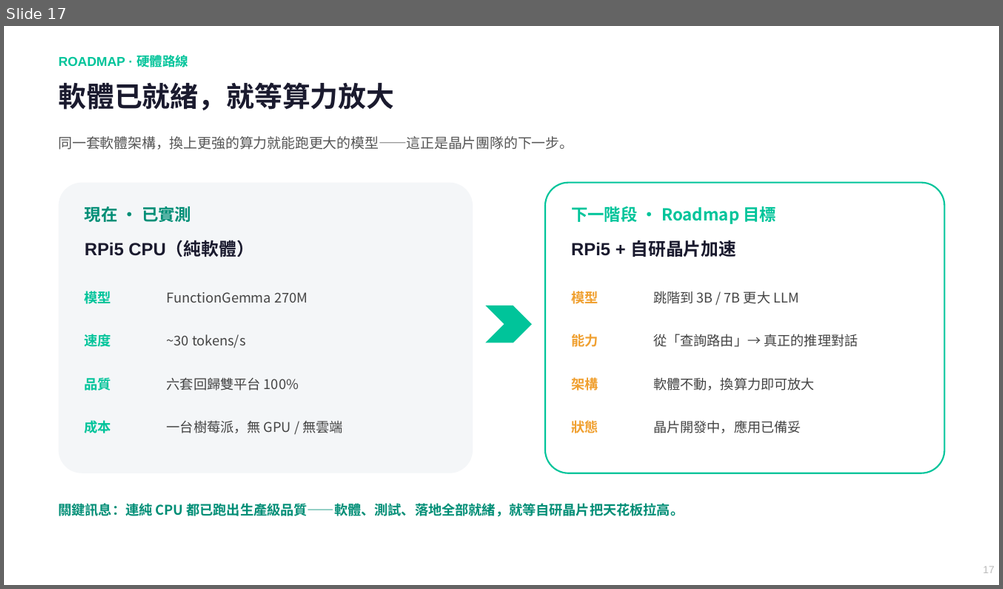
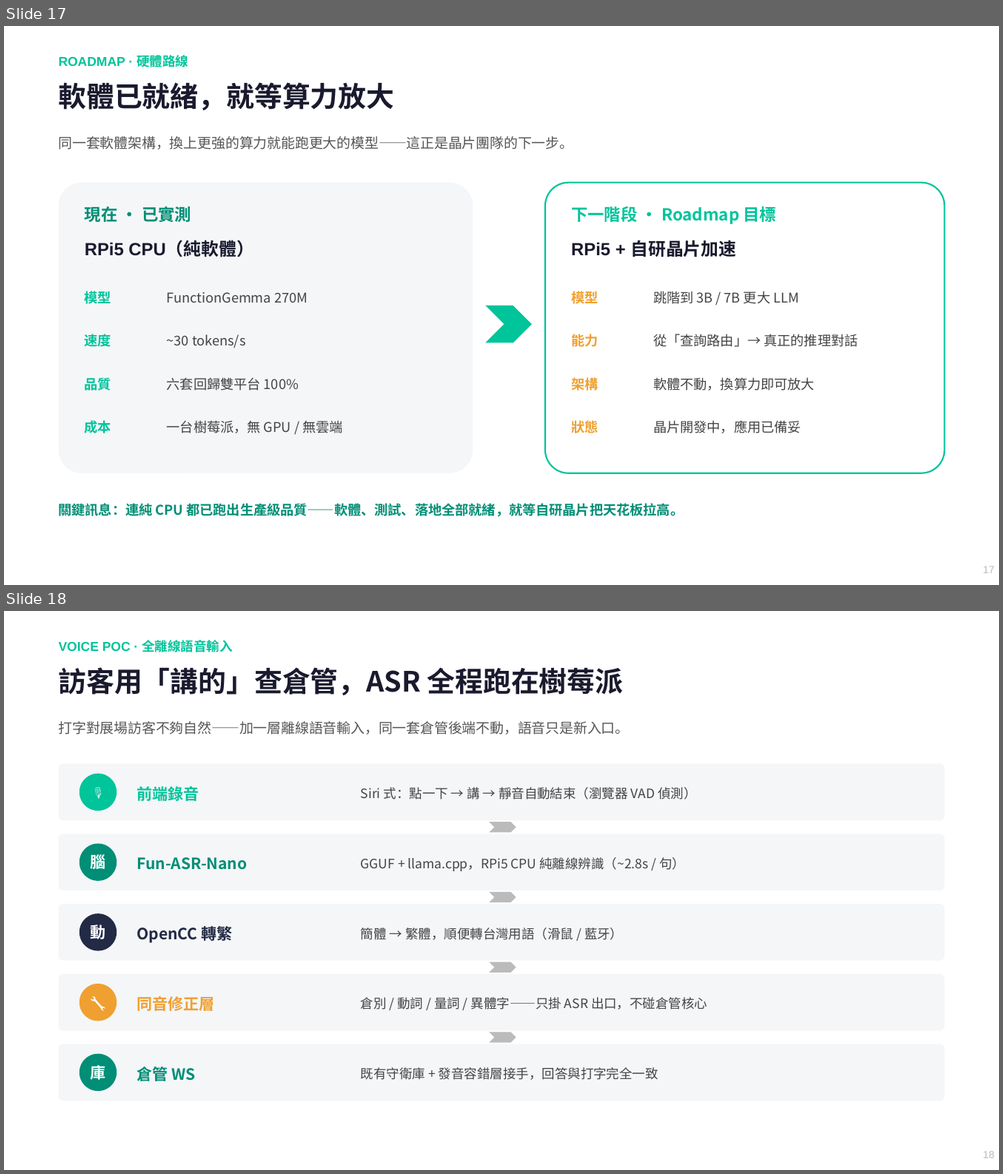
Before and after one commit to chunyen627-afk/warehouse-v2-agent, a slide deck: 倉管Agent_專案簡報.pptx. Shown one above the other, each under a label of ours: slide 17 before the commit, slides 17 and 18 after it. The pictures are 1003x589 and 1003x1174 pixels, drawn with LibreOffice and Linux fonts; fonts in the diff are those of the drawing. Boxes give left, top, right and bottom in pixels: in the first picture for what was removed or moved away, otherwise in the second. Text is boxed around its words. In the diff, an @@ line names an element or a change of style, - is before the commit and + after.

```diff
--- a/倉管Agent_專案簡報.pptx
+++ b/倉管Agent_專案簡報.pptx
@@ slide 18 added at (4,611,999,1170), background #FFFFFF @@
@@ text added at (59,640,232,652), 12.5 pt, text #00C49A, bold @@
+VOICE POC · 全離線語音輸入
@@ text added at (59,667,623,695), 27 pt, text #1A1A2E, bold @@
+訪客用「講的」查倉管，ASR 全程跑在樹莓派
@@ text added at (59,721,629,735), 13.5 pt, text #555555 @@
+打字對展場訪客不夠自然——加一層離線語音輸入，同一套倉管後端不動，語音只是新入口。
@@ rounded rectangle added at (59,764,944,820), fill #F4F6F8 @@
@@ ellipse added at (79,774,116,811), fill #00C49A @@
@@ text added at (79,772,116,809), 15 pt, text #FFFFFF, bold @@
+🎙️
@@ text added at (136,784,199,803), 15 pt, text #00C49A, bold @@
+前端錄音
@@ text added at (361,787,696,800), 12.5 pt, text #444444 @@
+Siri 式：點一下 → 講 → 靜音自動結束（瀏覽器 VAD 偵測）
@@ chevron added at (489,822,516,832), fill #BBBBBB @@
@@ rounded rectangle added at (59,834,944,891), fill #F4F6F8 @@
@@ ellipse added at (79,844,116,881), fill #008E76 @@
@@ text added at (91,853,106,872), 15 pt, text #FFFFFF, bold @@
+腦
@@ text added at (136,857,247,870), 15 pt, text #008E76, bold @@
+Fun-ASR-Nano
@@ text added at (361,857,685,871), 12.5 pt, text #444444 @@
+GGUF + llama.cpp，RPi5 CPU 純離線辨識（~2.8s / 句）
@@ chevron added at (489,892,516,903), fill #BBBBBB @@
@@ rounded rectangle added at (59,904,944,961), fill #F4F6F8 @@
@@ ellipse added at (79,914,116,951), fill #222A45 @@
@@ text added at (91,923,106,942), 15 pt, text #FFFFFF, bold @@
+動
@@ text added at (136,924,232,943), 15 pt, text #222A45, bold @@
+OpenCC 轉繁
@@ text added at (361,928,623,940), 12.5 pt, text #444444 @@
+簡體 → 繁體，順便轉台灣用語（滑鼠 / 藍牙）
@@ chevron added at (489,963,516,973), fill #BBBBBB @@
@@ rounded rectangle added at (59,974,944,1031), fill #F4F6F8 @@
@@ ellipse added at (79,984,116,1022), fill #F0A030 @@
@@ text added at (79,982,116,1020), 15 pt, text #FFFFFF, bold @@
+🔧
@@ text added at (136,997,214,1011), 15 pt, text #F0A030, bold @@
+同音修正層
@@ text added at (361,997,707,1010), 12.5 pt, text #444444 @@
+倉別 / 動詞 / 量詞 / 異體字——只掛 ASR 出口，不碰倉管核心
@@ rounded rectangle added at (59,1045,944,1101), fill #F4F6F8 @@
@@ ellipse added at (79,1054,116,1091), fill #008E76 @@
@@ chevron added at (489,1033,516,1043), fill #BBBBBB @@
@@ text added at (91,1063,106,1082), 15 pt, text #FFFFFF, bold @@
+庫
@@ text added at (136,1065,195,1084), 15 pt, text #008E76, bold @@
+倉管 WS
@@ text added at (361,1068,658,1080), 12.5 pt, text #444444 @@
+既有守衛庫 + 發音容錯層接手，回答與打字完全一致
@@ text added at (982,1151,994,1159), 10 pt, text #BBBBBB @@
+18
```
Also in this commit, not shown: 4 slides changed, 2 other slides added, 1 other file.
